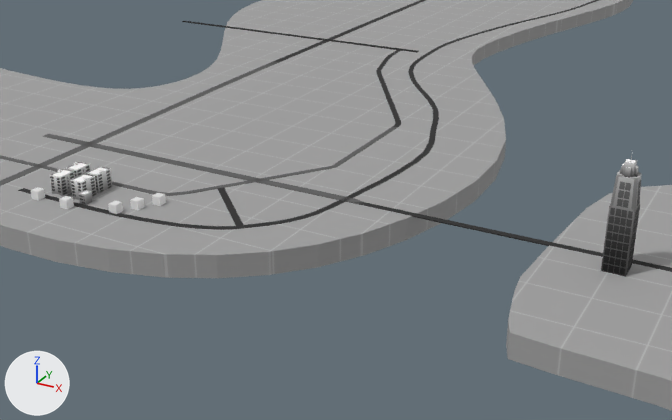
The Blender file .src/models/mapnew.blend, before and after one commit.
Both versions are drawn from a 50 mm camera at (138.8, -142.9, 80.4) aimed at (58.2, 3.7, 7.1). Every picture has the same lights, and +X, +Y and +Z are marked at lower left.

Script lines for the objects in view, before the commit:
```python
me_cube_001 = bpy.data.meshes.new('Cube.001')
me_cube_001.from_pydata(...)  # a box spanning x -1.0..1.0, y -1.0..1.0, z -1.0..1.0
me_cube_002 = bpy.data.meshes.new('Cube.002')
me_cube_002.from_pydata(...)  # a box spanning x -1.0..1.0, y -1.0..1.0, z -1.0..1.0
me_groundmesh = bpy.data.meshes.new('GroundMesh')
me_groundmesh.from_pydata(...)  # 1262 vertices, 1008 faces; spans x -1228.0..1784.0, y -756.0..2060.0, z -1.0
me_groundmesh.materials.append(mat_gridmat)
me_skyscrapergroupamesh = bpy.data.meshes.new('SkyscraperGroupAMesh')
me_skyscrapergroupamesh.from_pydata(...)  # 194 vertices, 61 faces; spans x -0.1..2.3, y -2.3..0.0, z 0.0..23.5
me_skyscrapergroupamesh.materials.append(mat_atlasmat)
ob_buildingofficea = bpy.data.objects.new('BuildingOfficeA', me_cube_002)
ob_buildingofficea.location = (17.1, -0.2, 2.4)
ob_buildingslantedroof = bpy.data.objects.new('BuildingSlantedRoof', me_cube_001)
ob_buildingslantedroof.location = (14.6, -4.2, 2.4)
ob_mapground = bpy.data.objects.new('MapGround', me_groundmesh)
ob_mapground.location = (8.0, -11.0, 1.9)
_m = ob_mapground.modifiers.new('Solidify', 'SOLIDIFY')
_m.thickness = 5.0
ob_skyscrapergroupa = bpy.data.objects.new('SkyscraperGroupA', me_skyscrapergroupamesh)
ob_skyscrapergroupa.location = (110.2, 16.3, 1.4)
_m = ob_skyscrapergroupa.modifiers.new('Mirror', 'MIRROR')
_m.use_axis = (True, True, False)
# also in view: 'MapRoads' at (33.9, 223.7, 1.5); 'BuildingApt' at (-5.5, -5.0, 3.9)
```
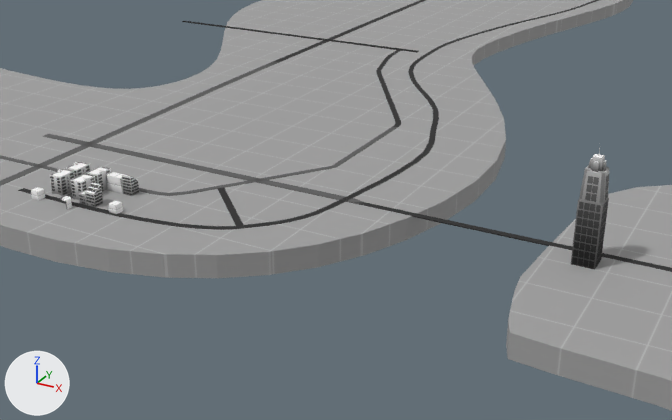
Diff of the bpy script that builds the scene:
```diff
--- a/.src/models/mapnew.blend.py
+++ b/.src/models/mapnew.blend.py
@@ me_cube_002 @@
 # used by ob_buildingofficea; location = (17.1, -0.2, 2.4)
-me_cube_002.from_pydata(...)  # 8 vertices, 6 faces; spans x -1.0..1.0, y -1.0..1.0, z -1.0..1.0
+me_cube_002.from_pydata(...)  # 16 vertices, 14 faces; spans x -2.06..2.06, y -1.13..1.13, z 0.0..3.51
+# me_cube_002 part 1: the whole mesh is rebuilt
+me_cube_002.materials.append(mat_atlasmat)
@@ me_cube_001 @@
 # used by ob_buildingslantedroof; location = (14.6, -4.2, 2.4)
-me_cube_001.from_pydata(...)  # 8 vertices, 6 faces; spans x -1.0..1.0, y -1.0..1.0, z -1.0..1.0
+me_cube_001.from_pydata(...)  # 252 vertices, 76 faces; spans x -1.26..1.26, y -1.16..1.29, z 0.0..4.41
+# me_cube_001 part 2: 8 vertices removed from x -1.0..1.0, y -1.0..1.0, z -1.0..1.0; 252 vertices added at x -1.26..1.26, y -1.16..1.29, z 0.0..4.41
+me_cube_001.materials.append(mat_atlasmat)
@@ ob_buildingofficea @@
 ob_buildingofficea = bpy.data.objects.new('BuildingOfficeA', me_cube_002)
-ob_buildingofficea.location = (17.1, -0.2, 2.4)
+ob_buildingofficea.location = (4.3, 1.5, 1.4)
@@ ob_buildingslantedroof @@
 ob_buildingslantedroof = bpy.data.objects.new('BuildingSlantedRoof', me_cube_001)
-ob_buildingslantedroof.location = (14.6, -4.2, 2.4)
+ob_buildingslantedroof.location = (5.3, -7.2, 1.4)
@@ ob_skyscrapergroupa @@
 ob_skyscrapergroupa = bpy.data.objects.new('SkyscraperGroupA', me_skyscrapergroupamesh)
-ob_skyscrapergroupa.location = (110.2, 16.3, 1.4)
+ob_skyscrapergroupa.location = (104.6, 16.3, 1.4)
 _m = ob_skyscrapergroupa.modifiers.new('Mirror', 'MIRROR')
@@ ob_buildingslantedroof_001 @@
+ob_buildingslantedroof_001 = bpy.data.objects.new('BuildingSlantedRoof.001', me_cube_001)
+ob_buildingslantedroof_001.location = (8.1, 1.5, 1.4)
+ob_buildingslantedroof_001.rotation_euler = (0.0, 0.0, 3.142)  # degrees (0, 0, 180)
```

Boxes [x1, y1, x2, y2] around the edits, measured in the pictures (672 x 420 px):
'SkyscraperGroupA', moved: before [601, 155, 642, 277]; after [571, 148, 610, 270]
'BuildingSlantedRoof', reshaped, moved (27% wider, 86% taller): before [130, 197, 144, 210]; after [85, 182, 103, 207]
'BuildingOfficeA', reshaped, moved (53% wider, 57% taller): before [152, 193, 166, 206]; after [106, 172, 128, 193]
'BuildingSlantedRoof.001', added: after [122, 175, 139, 196]
part 2 of me_cube_001, built on: before [130, 197, 144, 210]; after [85, 175, 139, 207]
